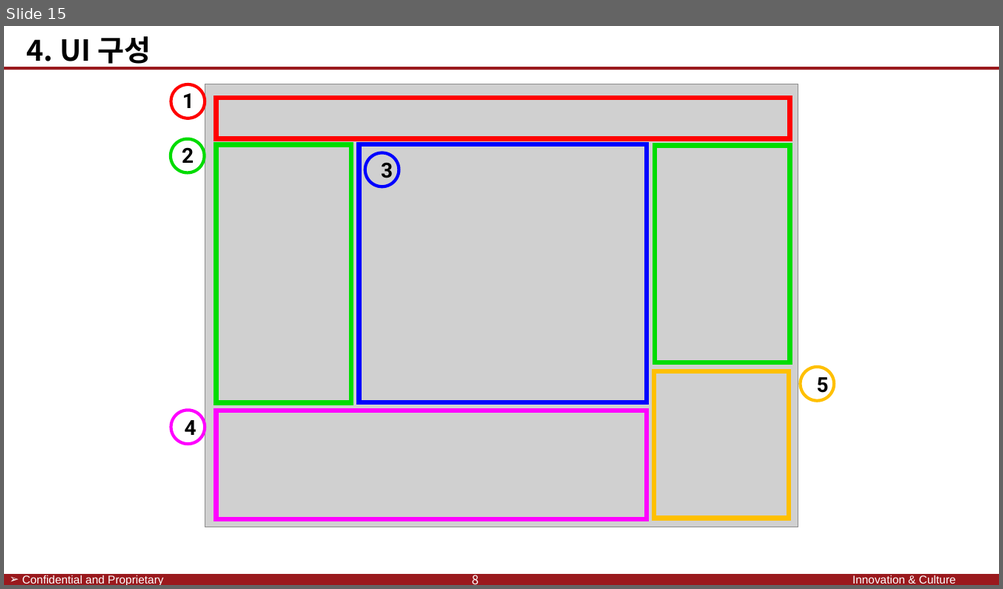
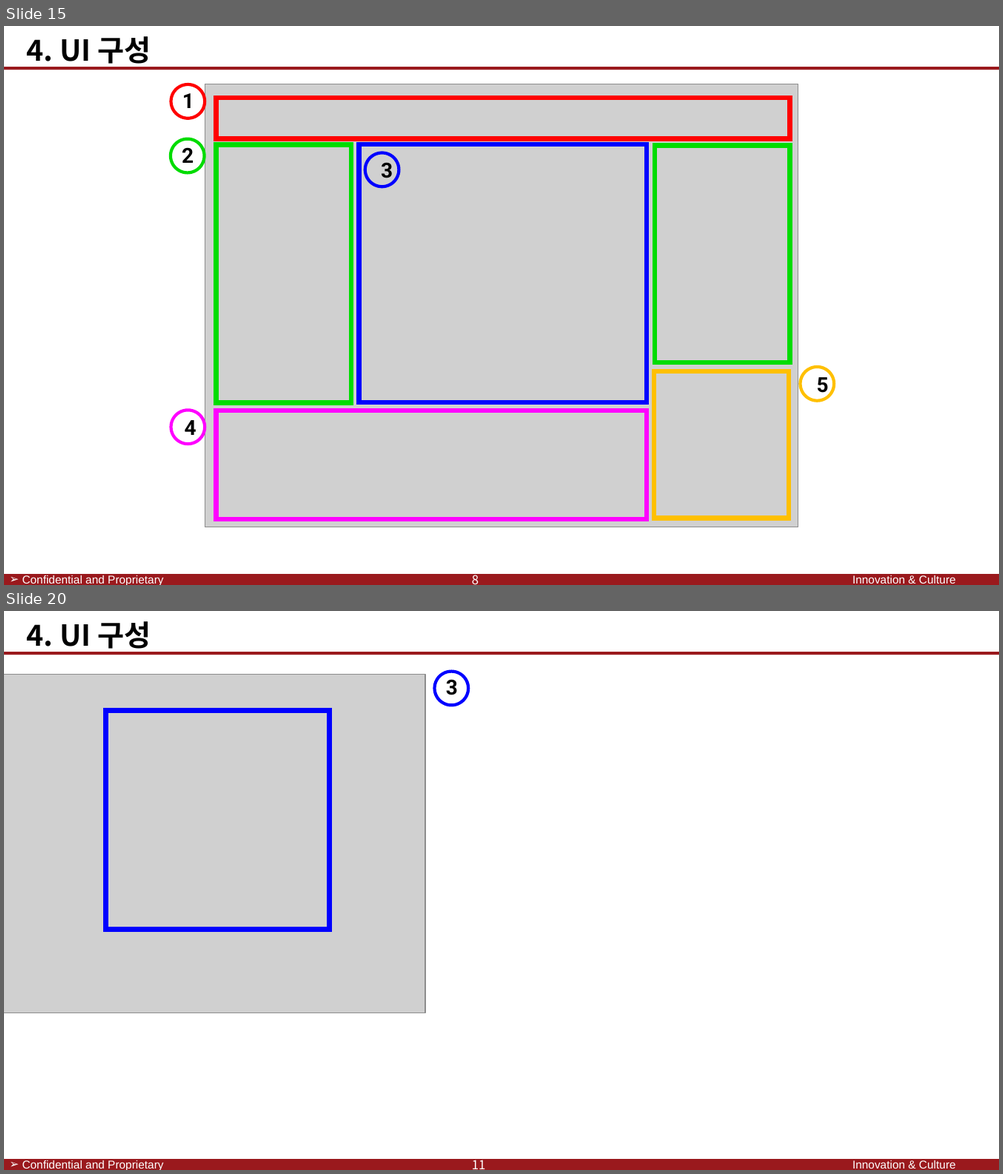
Before and after one commit to SaintSeong/JusungProject, a slide deck: A조 발표/A조 발표 최종.pptx. Shown one above the other, each under a label of ours: slide 15 before the commit, slides 15 and 20 after it; the slides between them are not shown. The pictures are 1003x589 and 1003x1174 pixels, drawn with LibreOffice and Linux fonts; fonts in the diff are those of the drawing; grey boxes stand for pictures; background and template pictures are left out. Boxes give left, top, right and bottom in pixels: in the first picture for what was removed or moved away, otherwise in the second. Text is boxed around its words. In the diff, an @@ line names an element or a change of style, - is before the commit and + after.

```diff
--- a/A조 발표/A조 발표 최종.pptx
+++ b/A조 발표/A조 발표 최종.pptx
@@ slide 20 added at [4, 611, 999, 1170], background #FFFFFF; not listed: 4 template elements that a slide beside it also shows @@
@@ text added at [27, 621, 151, 654], 28 pt, text #000000, bold @@
+4. UI 구성
@@ picture added at [4, 674, 426, 1013] @@
@@ ellipse added at [435, 672, 468, 705], outline #0000FF 3 pt @@
@@ text added at [446, 679, 458, 695], 20 pt, text #000000, bold @@
+3
@@ rectangle added at [105, 711, 330, 930], outline #0000FF 5 pt @@
@@ text added at [472, 1157, 486, 1170], 12 pt, text #FFFFFF @@
+11
```
Also in this commit, not shown: 8 slides changed, 4 other slides added, 1 other file.
